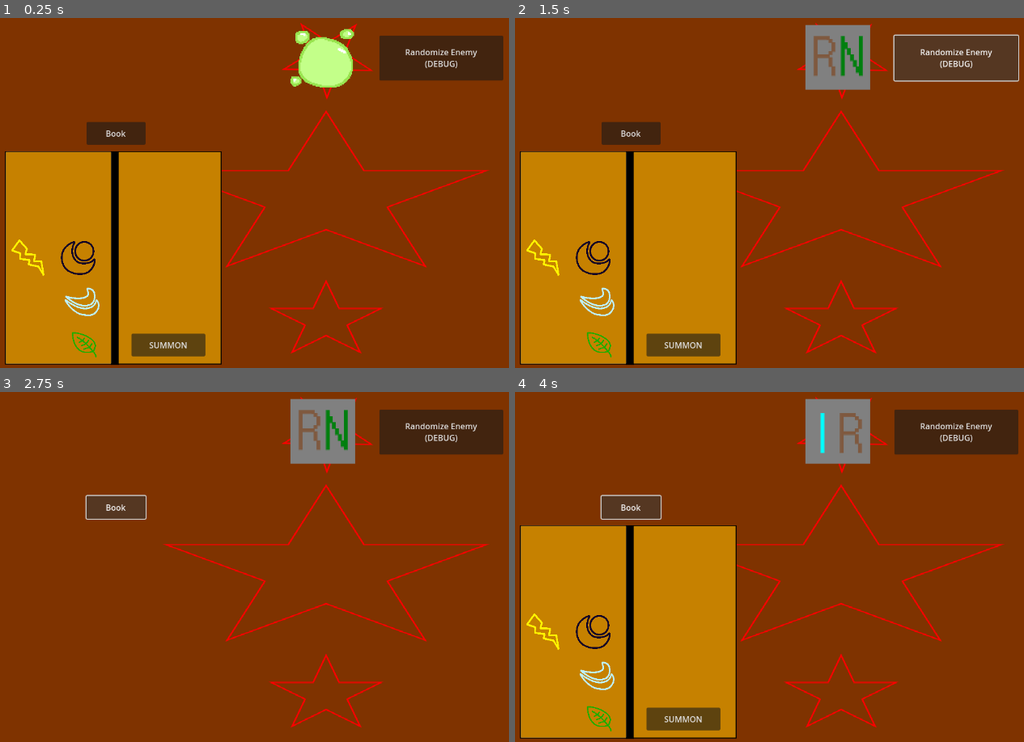
Above: before the commit, frames 1-4 (two rows, left to right).
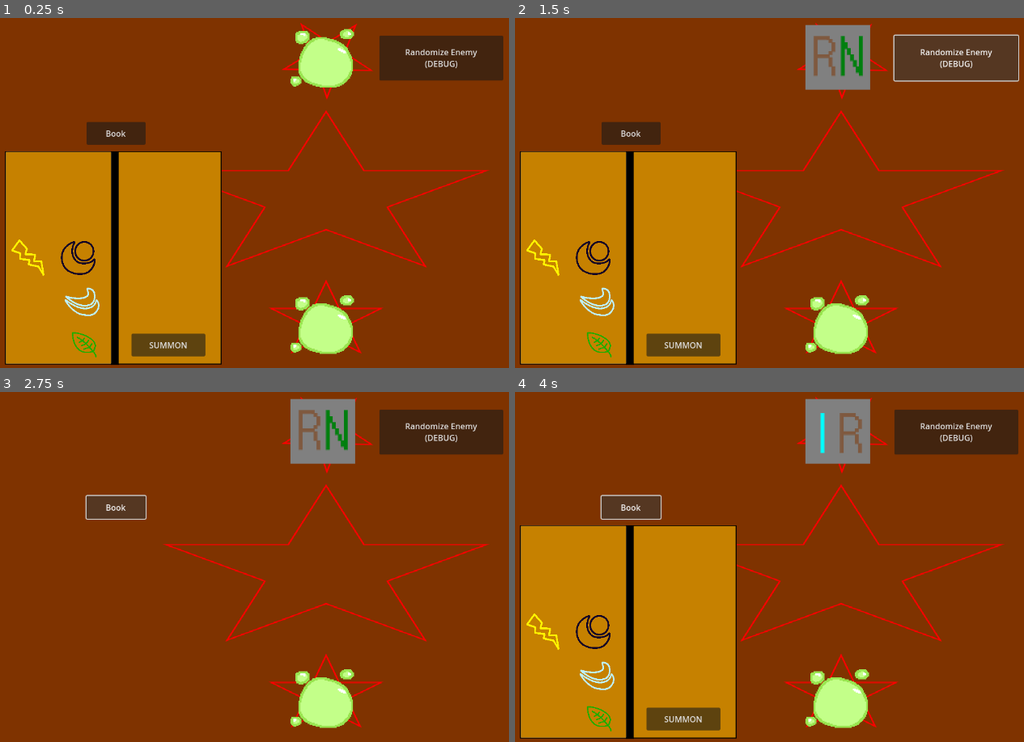
Above: after the commit, the same moments.

Repository: DigiDuncan/DPNJam1
Game: Godot game, scene res://main.tscn
Same seed, same stepped clock (60 frames per second), same inputs: the game is played once before the commit and once after it.
Inputs:
- Up to frame 1 (0.25 s): no input
- Up to frame 2 (1.5 s): click "SUMMON" at 0.5 s; click "Randomize Enemy (DEBUG)" at 1.25 s
- Up to frame 3 (2.75 s): click "Book" at 2 s
- Up to frame 4 (4 s): click "Randomize Enemy (DEBUG)" at 2.75 s; click "Book" at 3.5 s

The runs differ from the first frame. In frame 1, 1.5% of the frame differs, in the area x 57-70%, y 79-97%; in frame 2, 1.5%; in frame 3, 1.5%; in frame 4, 1.5%.
Error after the commit: Invalid access to property or key '<null>' on a base object of type 'Dictionary'. (res://scripts/Monster.gd:50)

Commit message:
summoning kinda works!

Diff:
--- a/main.tscn
+++ b/main.tscn
@@ -16,6 +16,7 @@
 [ext_resource type="Texture2D" uid="uid://gvta1pp0vepk" path="res://monster_sheet.png" id="13_ot1gd"]
 [ext_resource type="Texture2D" uid="uid://bswbneyam7s55" path="res://elements/NatureElement.svg" id="14_ukgwx"]
 [ext_resource type="Script" path="res://scripts/Monster.gd" id="14_x2cdo"]
+[ext_resource type="Script" path="res://scripts/SummonButton.gd" id="15_1kunw"]
 [ext_resource type="AudioStream" uid="uid://bh571s2xo8ikw" path="res://funnysong.wav" id="17_83ipy"]
 
 [node name="Everything" type="Node2D"]
@@ -134,6 +135,7 @@
 offset_right = 196.0
 offset_bottom = 216.0
 text = "SUMMON"
+script = ExtResource("15_1kunw")
 
 [node name="Monsters" type="Node2D" parent="."]
 
@@ -147,7 +149,6 @@
 script = ExtResource("14_x2cdo")
 
 [node name="AllyMonster" type="Sprite2D" parent="Monsters"]
-visible = false
 texture_filter = 1
 position = Vector2(638, 632)
 scale = Vector2(2, 2)
@@ -178,5 +179,6 @@
 panning_strength = 0.0
 
 [connection signal="player_win" from="Book" to="GameManager" method="_on_book_player_win"]
+[connection signal="pressed" from="Book/SummonButton" to="Monsters/AllyMonster" method="_on_summon_button_pressed"]
 [connection signal="pressed" from="RandomEnemyButton" to="Monsters/EnemyMonster" method="_on_button_pressed"]
 [connection signal="pressed" from="BookButton" to="Book" method="_on_book_button_pressed"]
--- a/scripts/Monster.gd
+++ b/scripts/Monster.gd
@@ -44,3 +44,8 @@
 
 func _on_button_pressed():
 	random_enemy()
+
+func _on_summon_button_pressed():
+	var book: Book = $"../../Book"  # CRINGE
+	primary_type = MonsterType[book.primary_element]
+	secondary_type = MonsterType[book.secondary_element]
--- /dev/null
+++ b/scripts/SummonButton.gd
@@ -0,0 +1,11 @@
+extends Button
+
+
+# Called when the node enters the scene tree for the first time.
+func _ready():
+	pass # Replace with function body.
+
+
+# Called every frame. 'delta' is the elapsed time since the previous frame.
+func _process(delta):
+	pass
Not shown: 1 places in main.tscn that only renumber resources
